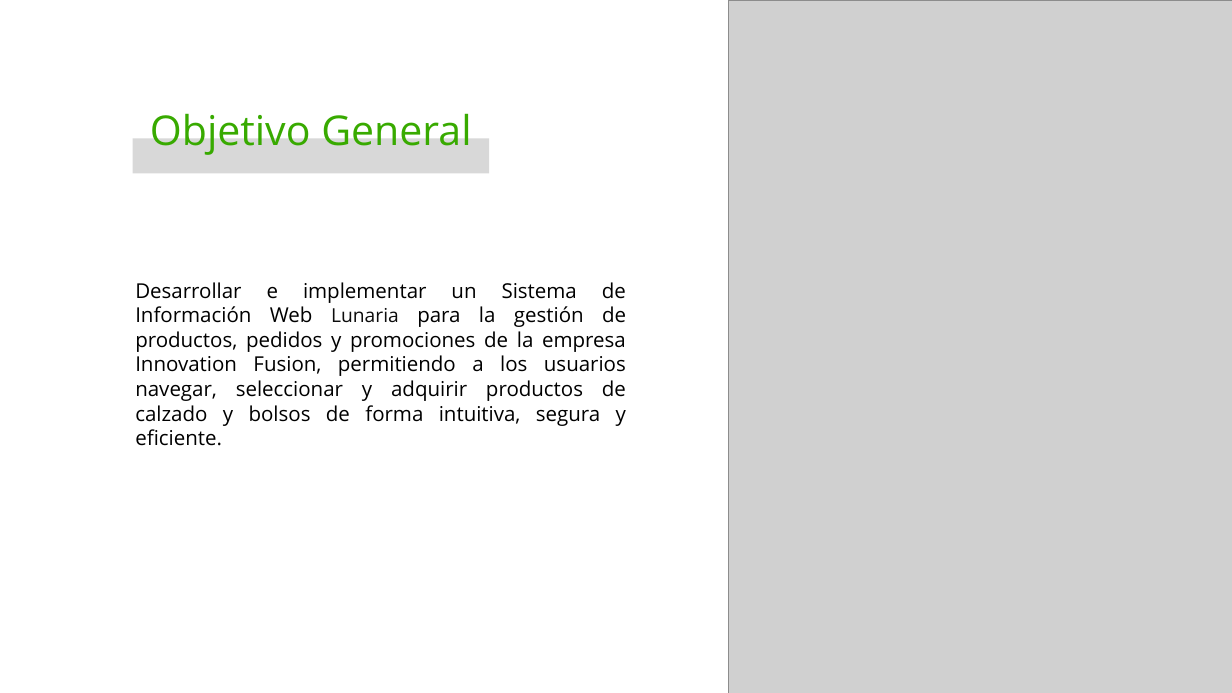
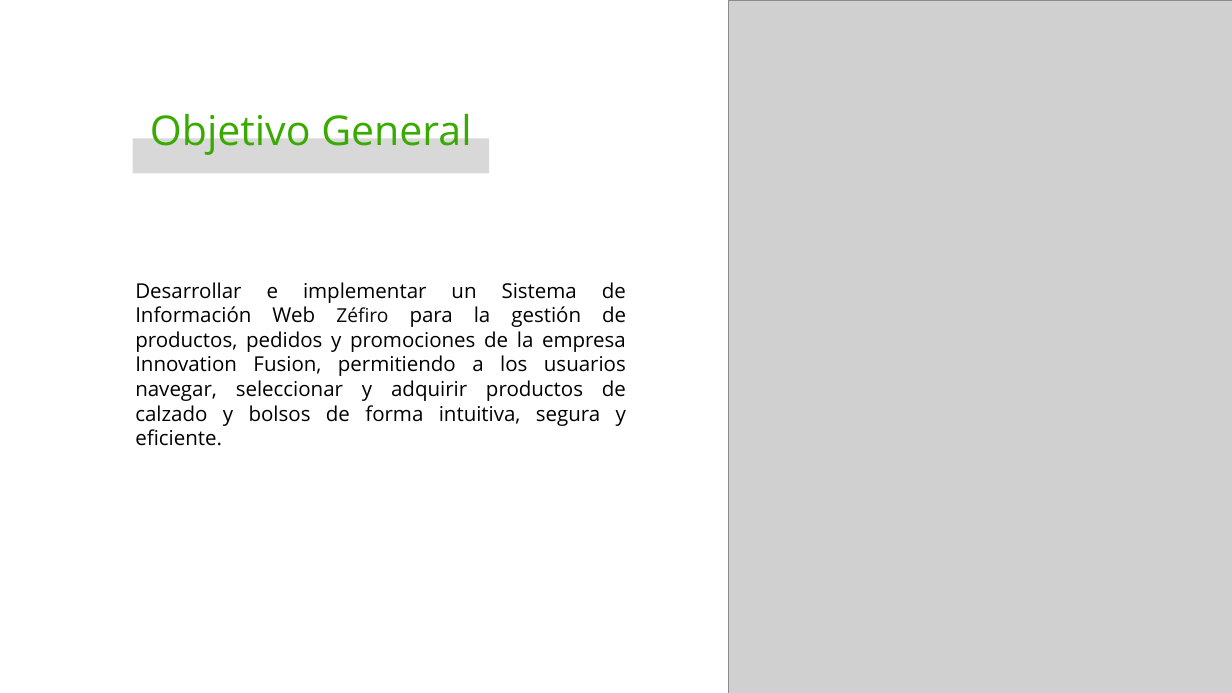
Before and after one commit to Katherin-22/Innovation_Fusion, a slide deck: slide 8 of 01_proyecto/trim1/01_contextualizacion_proyecto/Presentación del Proyecto.pptx (slide 7 before the commit). Drawn at 1232x693 pixels with LibreOffice and Linux fonts; fonts in the diff are those of the drawing; grey boxes stand for pictures; background and template pictures are left out. Boxes give left, top, right and bottom in pixels: in the first picture for what was removed or moved away, otherwise in the second. Text is boxed around its words. In the diff, an @@ line names an element or a change of style, - is before the commit and + after.

```diff
--- a/01_proyecto/trim1/01_contextualizacion_proyecto/Presentación del Proyecto.pptx
+++ b/01_proyecto/trim1/01_contextualizacion_proyecto/Presentación del Proyecto.pptx
@@ text at (135,282,626,446): text changed @@
-Desarrollar e implementar un Sistema de Información Web Lunaria para la gestión de productos, pedidos y promociones de la empresa Innovation Fusion, permitiendo a los usuarios navegar, seleccionar y adquirir productos de calzado y bolsos de forma intuitiva, segura y eficiente.
+Desarrollar e implementar un Sistema de Información Web Zéfiro para la gestión de productos, pedidos y promociones de la empresa Innovation Fusion, permitiendo a los usuarios navegar, seleccionar y adquirir productos de calzado y bolsos de forma intuitiva, segura y eficiente.
```
Also in this commit, not shown: 9 other slides changed, 1 slide added.
